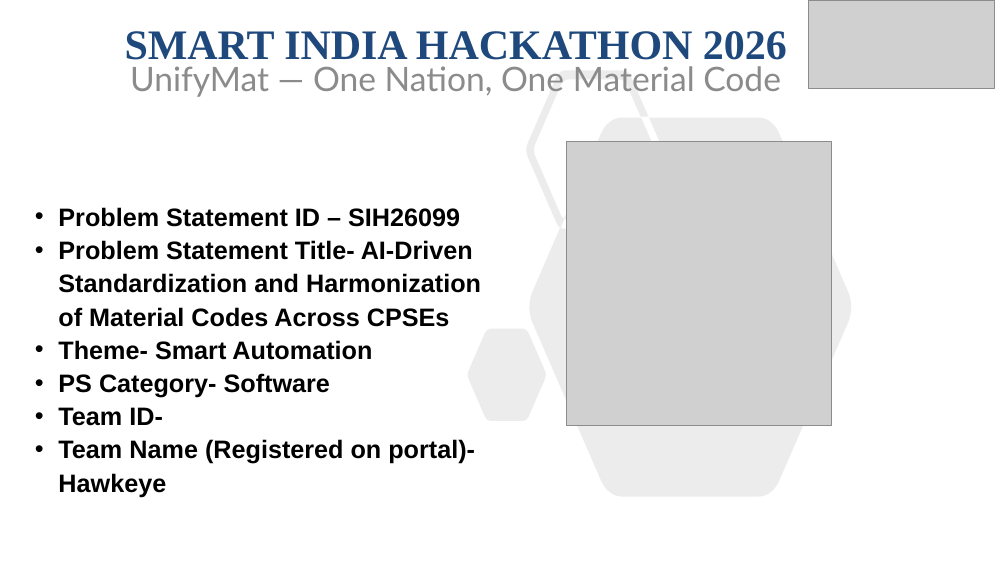
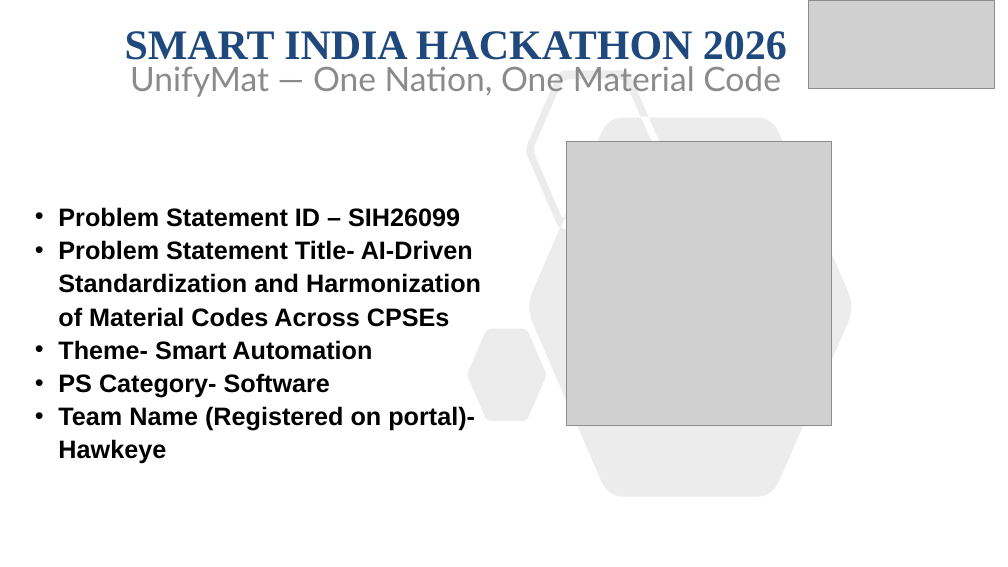
Before and after one commit to Varunsai1930/SIH, a slide deck: slide 1 of deck/UnifyMat-SIH2026-Idea.pptx. Drawn at 1008x567 pixels with LibreOffice and Linux fonts; fonts in the diff are those of the drawing; grey boxes stand for pictures. Boxes give left, top, right and bottom in pixels: in the first picture for what was removed or moved away, otherwise in the second. Text is boxed around its words. In the diff, an @@ line names an element or a change of style, - is before the commit and + after.

Commit message:
Drop the Team ID line from the SIH deck title page
Nothing to fill until the portal assigns one, and a dangling label
looks unfinished — the details block now ends at Team Name- Hawkeye.
Re-exported the portal PDF.

```diff
--- a/deck/UnifyMat-SIH2026-Idea.pptx
+++ b/deck/UnifyMat-SIH2026-Idea.pptx
@@ text at (58,407,163,426): paragraph removed @@
-• Team ID-
```
Also in this commit, not shown: 3 other files.
